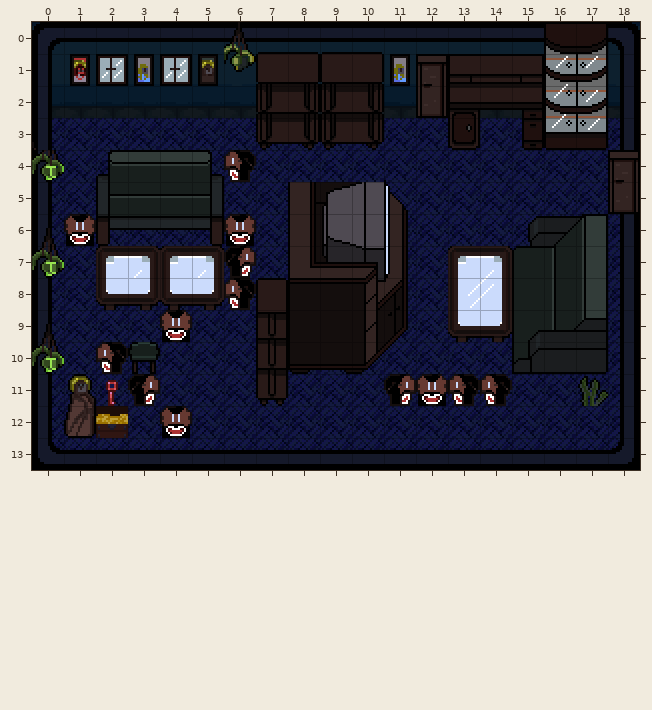
Tiled map -- game/assets/tiles/living_room.tmx. Above: the version before the commit.
Cells are 16x16 px. Shown: x 0..18, y 0..13. Tiles whose own drawing changed are shown in their newer look in all pictures.
And afterwards:
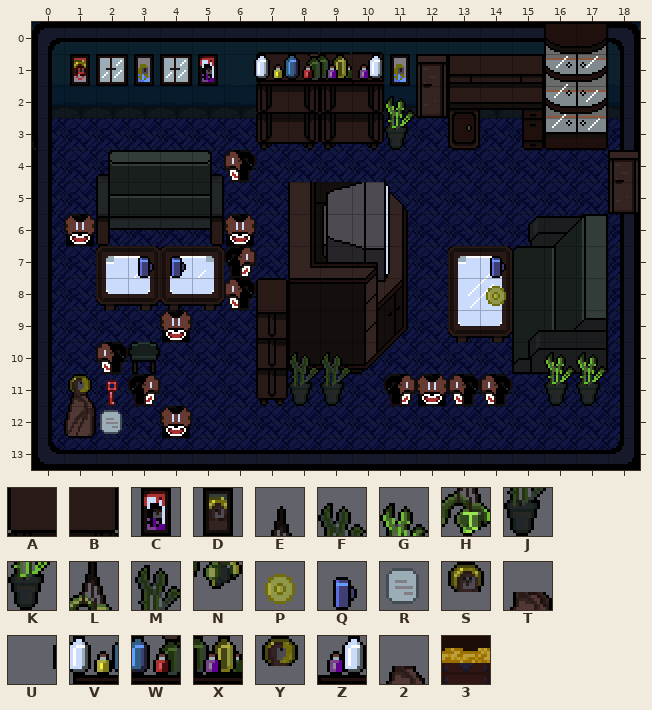
Key: from "furniture_tileset_v2": A 43, B 44, C 150, D 210, E 240, F 244, G 246, H 271, J 275, K 277, L 303, M 305, N 334, P 362, Q 363, R 400, S 425, T 456, U 522, V 523, W 524, X 525, Y 564, Z 585, 2 595; from "tileset": 3 75.
_ is an empty cell.
Objects are placed by their top-left corner, in cells (3,4 is the top-left corner of cell 3,4); size is 1x1 cell unless given.
What changed:
Layer "Tile Layer 2":
Tile 2 replaces tile T in row 11 at x 1.
Tile C replaces tile D in row 1 at x 5.
Layer "Tile Layer 3":
Tile F is added in row 10 at x 8 to 9.
Tile G is added in row 2 at x 11; in row 10 at x 16 to 17.
Tile J is added in row 11 at x 8 to 9.
Tile K replaces tile M in row 11 at x 17.
Tile K is added in row 3 at x 11; in row 11 at x 16.
Tile P is added in row 8 at x 14.
Tile Q is added in row 7 at x 3 to 4 and 14.
Tile U replaces tile N in row 1 at x 6.
Tile V replaces tile A in row 1 at x 7.
Tile W replaces tile B in row 1 at x 8.
Tile X replaces tile A in row 1 at x 9.
Tile Y replaces tile S in row 11 at x 1.
Tile Z replaces tile B in row 1 at x 10.
Tile E is removed in row 6 at x 0; in row 9 at x 0.
Tile H is removed in row 4 at x 0; in row 7 at x 0; in row 10 at x 0.
Tile L is removed in row 0 at x 6.
Layer "Object Layer 1":
A new object: R at 2,12.
Object 3 at 2,12 is removed.
